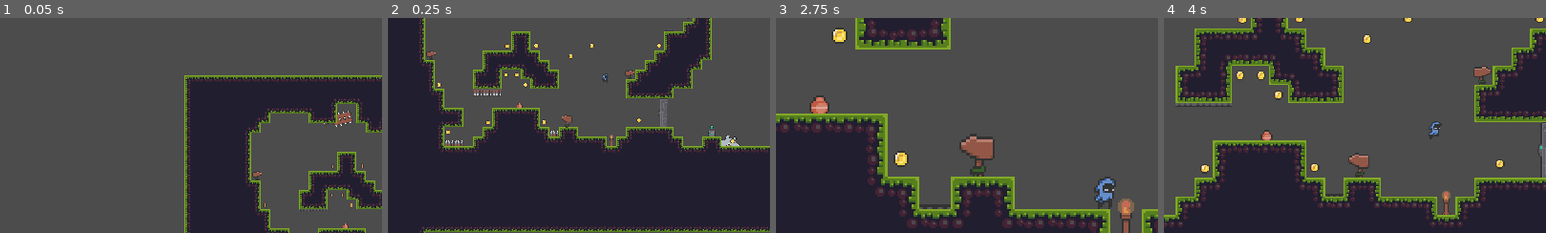
Above: before the commit, frames 1-4 (left to right).
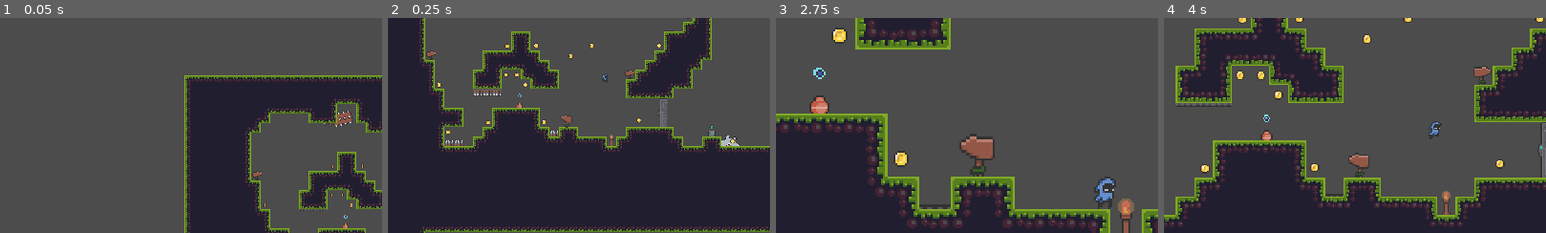
Above: after the commit, the same moments.

Repository: emmhig10/Godot.Emmanuel
Game: Godot game, scene res://World.tscn
The game is run twice, just before and just after one commit, with the same random seed, the same clock (stepped at 60 frames per second) and the same inputs.
Inputs:
- Up to frame 1 (0.05 s): no input
- Up to frame 2 (0.25 s): no input
- Up to frame 3 (2.75 s): tap Z (zoom) at 0.6, 1.35, 2.1 s; tap Up (jump) at 0.77, 1.52 s
- Up to frame 4 (4 s): tap Z (zoom) at 2.85, 3.6 s; tap Up (jump) at 3.02, 3.77 s
The pictures show only the part of the screen within x 0-50%, y 6-56%; the shares and areas given below are measured in that part.

The runs differ from the first frame. In frame 1, less than 0.1% of the frame differs, in the area x 90-91%, y 91-94%; in frame 2, less than 0.1%; in frame 3, 0.1%, in the area x 9-13%, y 23-29%; in frame 4, less than 0.1%.

Commit message:
added orb

Diff:
--- a/World.gd
+++ b/World.gd
@@ -1,6 +1,6 @@
 extends Node2D
 var score = 0
-
+var score_orbs = 0
 func _ready():
 	pass
 
@@ -16,3 +16,12 @@
 	var scoretext = ("coins:")+String(score)
 	print(scoretext)
 	$CanvasLayer/Control/label.text = (scoretext)
+
+
+
+
+func _on_orb_orb_collected():
+	score_orbs = score_orbs + 1
+	var scoretext_orbs = ("orbs collected:")+String(score_orbs)
+	print (scoretext_orbs)
+	$CanvasLayer/Control/label.text = (scoretext_orbs)
--- a/World.tscn
+++ b/World.tscn
@@ -17,6 +17,7 @@
 [ext_resource path="res://vase.tscn" type="PackedScene" id=15]
 [ext_resource path="res://COIN.tscn" type="PackedScene" id=17]
 [ext_resource path="res://other Assets/joystix monospace.ttf" type="DynamicFontData" id=18]
+[ext_resource path="res://orb.tscn" type="PackedScene" id=20]
 
 [sub_resource type="Curve2D" id=21]
 _data = {
@@ -1297,6 +1298,9 @@
 margin_bottom = 63.0
 custom_fonts/font = SubResource( 25 )
 text = "coins: 00"
+
+[node name="orb" parent="." instance=ExtResource( 20 )]
+position = Vector2( -34, 28 )
 
 [connection signal="coin_collected" from="COIN" to="." method="_on_COIN_coin_collected"]
 [connection signal="coin_collected" from="COIN5" to="." method="_on_COIN_coin_collected"]
@@ -1364,6 +1368,7 @@
 [connection signal="coin_collected" from="COIN2" to="." method="_on_COIN_coin_collected"]
 [connection signal="coin_collected" from="COIN3" to="." method="_on_COIN_coin_collected"]
 [connection signal="coin_collected" from="COIN4" to="." method="_on_COIN_coin_collected"]
+[connection signal="orb_collected" from="orb" to="." method="_on_orb_orb_collected"]
 
 [editable path="SpiningBlade"]
 [editable path="SpiningBlade/SpiningBlade2"]
--- /dev/null
+++ b/blue.svg
@@ -0,0 +1,9 @@
+<svg width="400" height="240" viewBox="0 0 400 240" fill="none" xmlns="http://www.w3.org/2000/svg">
+<path d="M0 5C0 2.23857 2.23858 0 5 0H395C397.761 0 400 2.23858 400 5V235C400 237.761 397.761 240 395 240H5C2.23857 240 0 237.761 0 235V5Z" fill="url(#paint0_linear_1_2)"/>
+<defs>
+<linearGradient id="paint0_linear_1_2" x1="0" y1="0" x2="400" y2="240" gradientUnits="userSpaceOnUse">
+<stop stop-color="#83EAF1"/>
+<stop offset="1" stop-color="#63A4FF"/>
+</linearGradient>
+</defs>
+</svg>
--- /dev/null
+++ b/orb.gd
@@ -0,0 +1,17 @@
+extends Node2D
+var orb_picked_up = false
+var orbs_picked_up = 0
+var orb_total = 0
+signal orb_collected
+func _ready():
+	$AnimationPlayer.play("orb norm")
+
+
+func _on_Area2D_body_entered(body):
+	if orb_picked_up == false:
+		$AnimationPlayer.play("orb collected")
+		orb_picked_up= true
+		orb_total += 1
+		#print(coin_total)
+		#print(coin_picked_up)
+		emit_signal("orb_collected")
--- /dev/null
+++ b/orb.tscn
@@ -0,0 +1,171 @@
+[gd_scene load_steps=8 format=2]
+
+[ext_resource path="res://orb.gd" type="Script" id=1]
+[ext_resource path="res://Sprites/orb_anim_strip_6.png" type="Texture" id=2]
+[ext_resource path="res://Sprites/orb_collected_anim_strip_5.png" type="Texture" id=3]
+
+[sub_resource type="Animation" id=1]
+length = 0.001
+tracks/0/type = "value"
+tracks/0/path = NodePath("Sprite:texture")
+tracks/0/interp = 1
+tracks/0/loop_wrap = true
+tracks/0/imported = false
+tracks/0/enabled = true
+tracks/0/keys = {
+"times": PoolRealArray( 0 ),
+"transitions": PoolRealArray( 1 ),
+"update": 0,
+"values": [ ExtResource( 2 ) ]
+}
+tracks/1/type = "value"
+tracks/1/path = NodePath("Sprite:hframes")
+tracks/1/interp = 1
+tracks/1/loop_wrap = true
+tracks/1/imported = false
+tracks/1/enabled = true
+tracks/1/keys = {
+"times": PoolRealArray( 0 ),
+"transitions": PoolRealArray( 1 ),
+"update": 0,
+"values": [ 6 ]
+}
+tracks/2/type = "value"
+tracks/2/path = NodePath("Sprite:frame")
+tracks/2/interp = 1
+tracks/2/loop_wrap = true
+tracks/2/imported = false
+tracks/2/enabled = true
+tracks/2/keys = {
+"times": PoolRealArray( 0 ),
+"transitions": PoolRealArray( 1 ),
+"update": 0,
+"values": [ 0 ]
+}
+tracks/3/type = "value"
+tracks/3/path = NodePath("Sprite:modulate")
+tracks/3/interp = 1
+tracks/3/loop_wrap = true
+tracks/3/imported = false
+tracks/3/enabled = true
+tracks/3/keys = {
+"times": PoolRealArray( 0 ),
+"transitions": PoolRealArray( 1 ),
+"update": 0,
+"values": [ Color( 1, 1, 1, 1 ) ]
+}
+
+[sub_resource type="Animation" id=2]
+resource_name = "orb collected"
+length = 0.5
+tracks/0/type = "value"
+tracks/0/path = NodePath("Sprite:texture")
+tracks/0/interp = 1
+tracks/0/loop_wrap = true
+tracks/0/imported = false
+tracks/0/enabled = true
+tracks/0/keys = {
+"times": PoolRealArray( 0 ),
+"transitions": PoolRealArray( 1 ),
+"update": 1,
+"values": [ ExtResource( 3 ) ]
+}
+tracks/1/type = "value"
+tracks/1/path = NodePath("Sprite:hframes")
+tracks/1/interp = 1
+tracks/1/loop_wrap = true
+tracks/1/imported = false
+tracks/1/enabled = true
+tracks/1/keys = {
+"times": PoolRealArray( 0 ),
+"transitions": PoolRealArray( 1 ),
+"update": 1,
+"values": [ 5 ]
+}
+tracks/2/type = "value"
+tracks/2/path = NodePath("Sprite:frame")
+tracks/2/interp = 1
+tracks/2/loop_wrap = true
+tracks/2/imported = false
+tracks/2/enabled = true
+tracks/2/keys = {
+"times": PoolRealArray( 0, 0.1, 0.2, 0.3, 0.4 ),
+"transitions": PoolRealArray( 1, 1, 1, 1, 1 ),
+"update": 1,
+"values": [ 0, 1, 2, 3, 4 ]
+}
+tracks/3/type = "value"
+tracks/3/path = NodePath("Sprite:modulate")
+tracks/3/interp = 1
+tracks/3/loop_wrap = true
+tracks/3/imported = false
+tracks/3/enabled = true
+tracks/3/keys = {
+"times": PoolRealArray( 0, 0.5 ),
+"transitions": PoolRealArray( 1, 1 ),
+"update": 0,
+"values": [ Color( 1, 1, 1, 1 ), Color( 1, 1, 1, 0 ) ]
+}
+
+[sub_resource type="Animation" id=3]
+resource_name = "orb norm"
+length = 0.6
+loop = true
+tracks/0/type = "value"
+tracks/0/path = NodePath("Sprite:texture")
+tracks/0/interp = 1
+tracks/0/loop_wrap = true
+tracks/0/imported = false
+tracks/0/enabled = true
+tracks/0/keys = {
+"times": PoolRealArray( 0 ),
+"transitions": PoolRealArray( 1 ),
+"update": 1,
+"values": [ ExtResource( 2 ) ]
+}
+tracks/1/type = "value"
+tracks/1/path = NodePath("Sprite:hframes")
+tracks/1/interp = 1
+tracks/1/loop_wrap = true
+tracks/1/imported = false
+tracks/1/enabled = true
+tracks/1/keys = {
+"times": PoolRealArray( 0 ),
+"transitions": PoolRealArray( 1 ),
+"update": 1,
+"values": [ 6 ]
+}
+tracks/2/type = "value"
+tracks/2/path = NodePath("Sprite:frame")
+tracks/2/interp = 1
+tracks/2/loop_wrap = true
+tracks/2/imported = false
+tracks/2/enabled = true
+tracks/2/keys = {
+"times": PoolRealArray( 0, 0.1, 0.2, 0.3, 0.4, 0.5 ),
+"transitions": PoolRealArray( 1, 1, 1, 1, 1, 1 ),
+"update": 1,
+"values": [ 0, 1, 2, 3, 4, 5 ]
+}
+
+[sub_resource type="RectangleShape2D" id=4]
+extents = Vector2( 3, 3 )
+
+[node name="orb" type="Node2D"]
+script = ExtResource( 1 )
+
+[node name="AnimationPlayer" type="AnimationPlayer" parent="."]
+anims/RESET = SubResource( 1 )
+"anims/orb collected" = SubResource( 2 )
+"anims/orb norm" = SubResource( 3 )
+
+[node name="Sprite" type="Sprite" parent="."]
+texture = ExtResource( 2 )
+hframes = 6
+
+[node name="Area2D" type="Area2D" parent="Sprite"]
+
+[node name="CollisionShape2D" type="CollisionShape2D" parent="Sprite/Area2D"]
+shape = SubResource( 4 )
+
+[connection signal="body_entered" from="Sprite/Area2D" to="." method="_on_Area2D_body_entered"]
Binary file removed: Sprites/Pixel-art-Asset-Store.jpg
Binary file added: Sprites/worm_walk_anim_strip_6.png
Not shown, changed: Sprites/worm_walk_anim_strip_6.png.import
Not shown: 1 places in World.tscn that only renumber resources
Not shown, added: blue.svg.import
Not shown, added: Free/Background/Thumbs.db
Not shown, added: Sprites/blue background
Not shown, added: blue background
Not shown, added: platform_metroidvania asset pack v1.01 (1)/platform_metroidvania asset pack v1.01/enemies sprites/fly/Thumbs.db
Not shown, added: platform_metroidvania asset pack v1.01 (1)/platform_metroidvania asset pack v1.01/enemies sprites/worm/Thumbs.db
